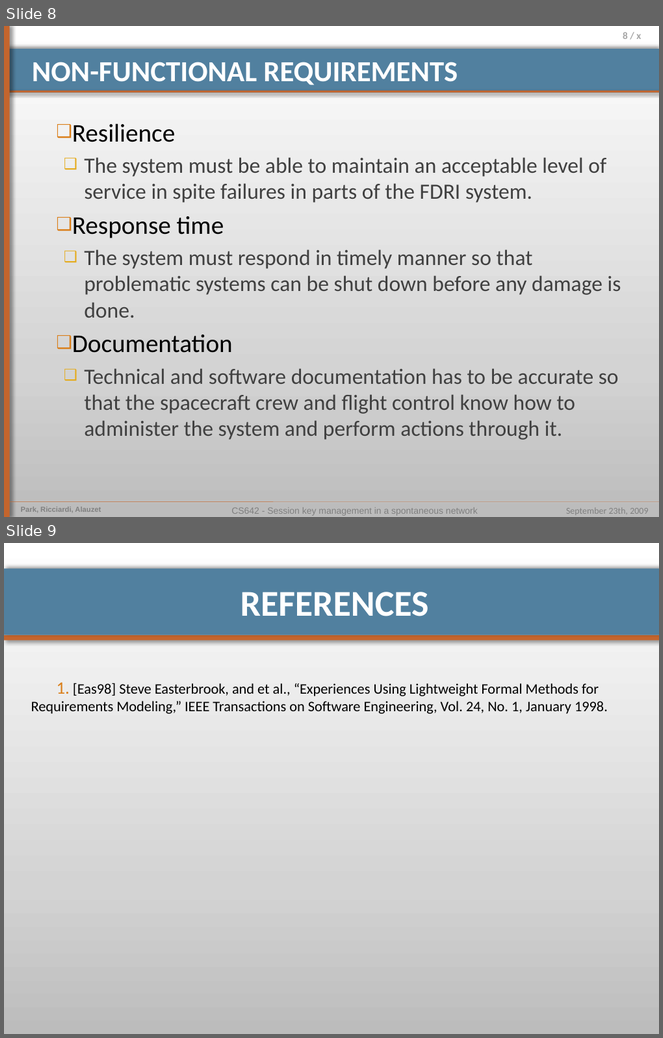
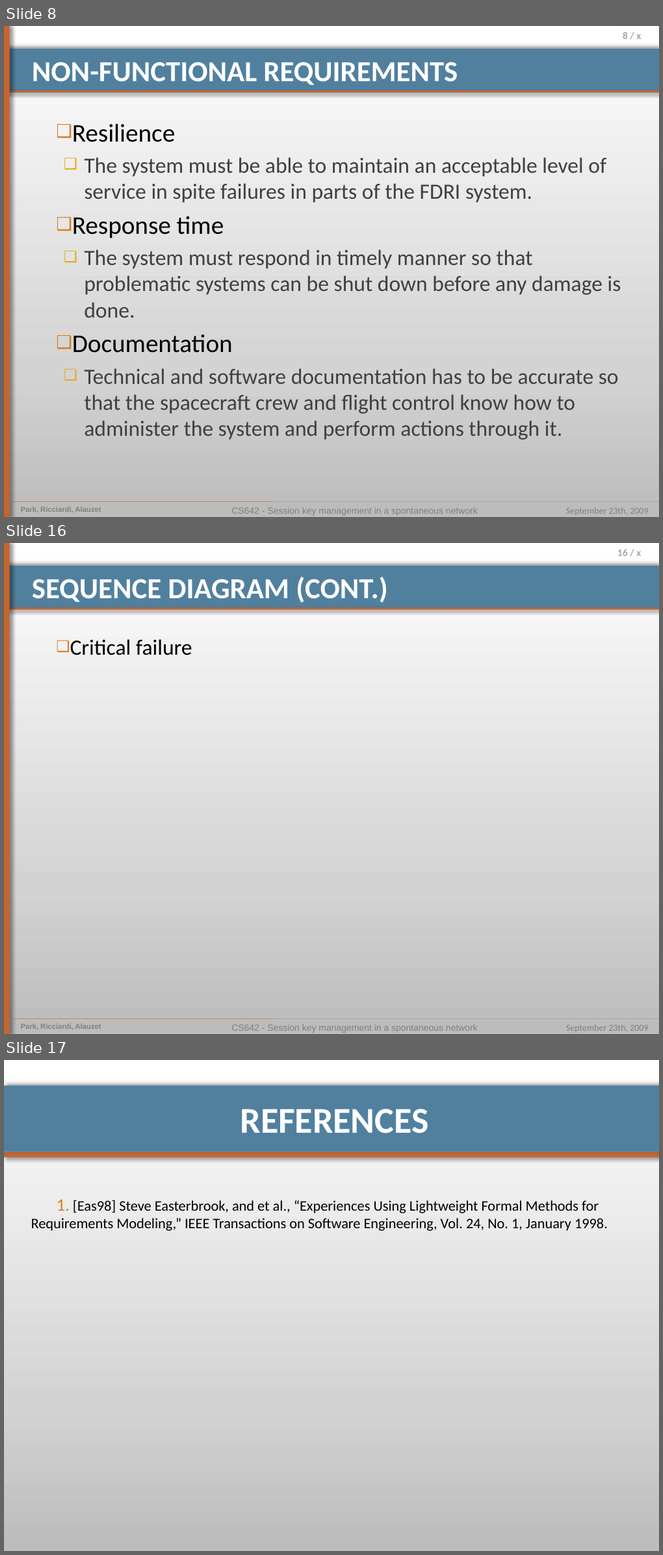
Before and after one commit to pierrealauzet/euroteam, a slide deck: Project 1/CS554_EuroTeam_Proposal.pptx. Shown one above the other, each under a label of ours: slides 8 and 9 before the commit, slides 8, 16 and 17 after it; the slides between them are not shown. The pictures are 663x1038 and 663x1555 pixels, drawn with LibreOffice and Linux fonts; fonts in the diff are those of the drawing. Boxes give left, top, right and bottom in pixels: in the first picture for what was removed or moved away, otherwise in the second. Text is boxed around its words. In the diff, an @@ line names an element or a change of style, - is before the commit and + after.

```diff
--- a/Project 1/CS554_EuroTeam_Proposal.pptx
+++ b/Project 1/CS554_EuroTeam_Proposal.pptx
@@ slide 16 added at <box>4,543,659,1034</box>, background gradient #BDBDBD to #D3D3D3 to #FFFFFF; not listed: 9 template elements that a slide beside it also shows @@
@@ title added at <box>32,577,388,603</box>, 32 pt, text #FFFFFF, bold @@
+SEQUENCE DIAGRAM (CONT.)
@@ text added at <box>70,639,192,655</box>, 24 pt, text #000000 @@
+❑ Critical failure
@@ what was slide 9 is now slide 17 @@
```
Also in this commit, not shown: 3 slides changed, 7 other slides added, 1 other file.
